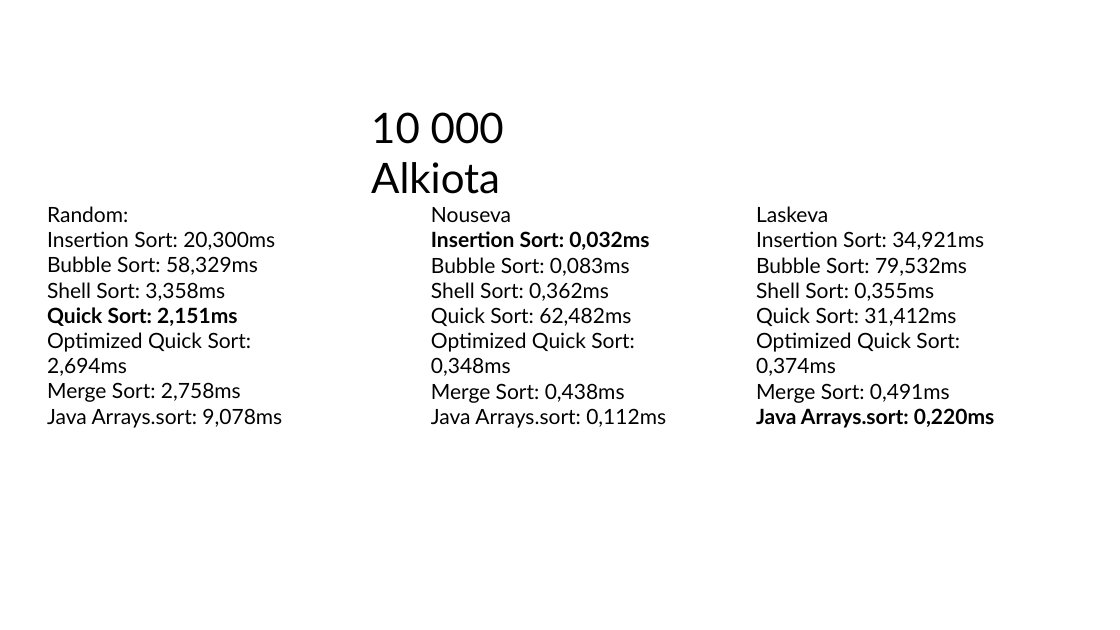
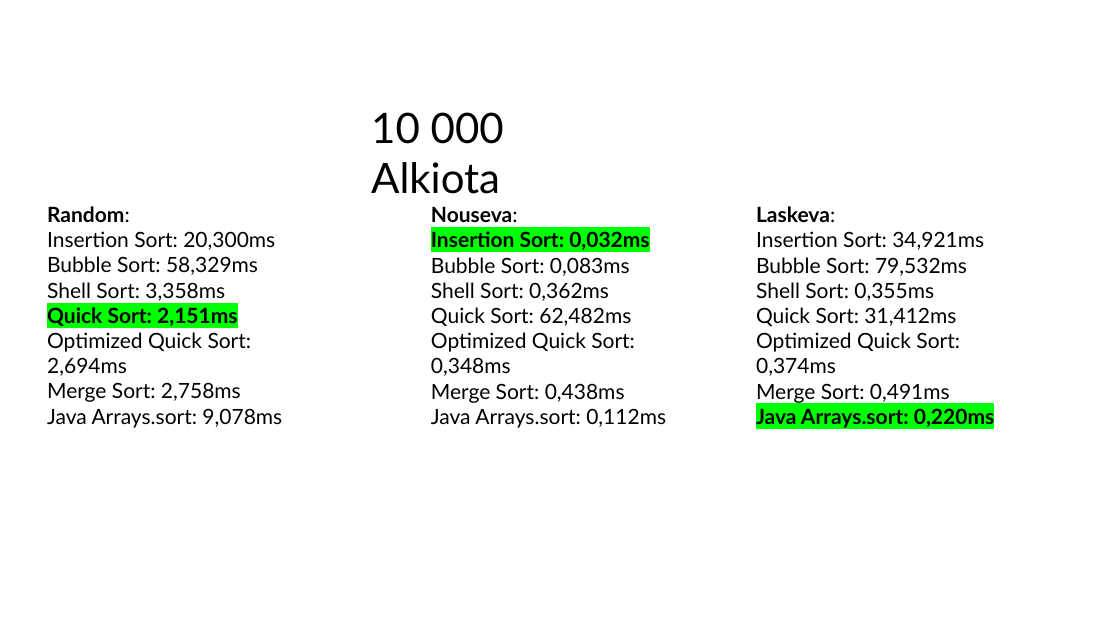
Before and after one commit to KeskinenNiilo/SortAlgorithmsJava, a slide deck: slide 1 of dokumentointi.pptx. Drawn at 1120x630 pixels with LibreOffice and Linux fonts; fonts in the diff are those of the drawing. Boxes give left, top, right and bottom in pixels: in the first picture for what was removed or moved away, otherwise in the second. Text is boxed around its words. In the diff, an @@ line names an element or a change of style, - is before the commit and + after.

```diff
--- a/dokumentointi.pptx
+++ b/dokumentointi.pptx
@@ text at bbox=[47, 206, 237, 326]: bold on in "Random:"; highlight none to #00FF00 in "Quick Sort: 2,151ms" @@
@@ text at bbox=[431, 206, 518, 222]: text changed; bold on @@
-Nouseva
+Nouseva:
@@ text at bbox=[756, 206, 835, 222]: text changed; bold on @@
-Laskeva
+Laskeva:
@@ text at bbox=[431, 231, 649, 250]: highlight none to #00FF00 in "Insertion Sort: 0,032ms" @@
@@ text at bbox=[756, 408, 994, 428]: highlight none to #00FF00 in "Java Arrays.sort: 0,220ms" @@
```
Also in this commit, not shown: 2 other slides changed, 1 slide added, 1 slide removed, 2 other files.
